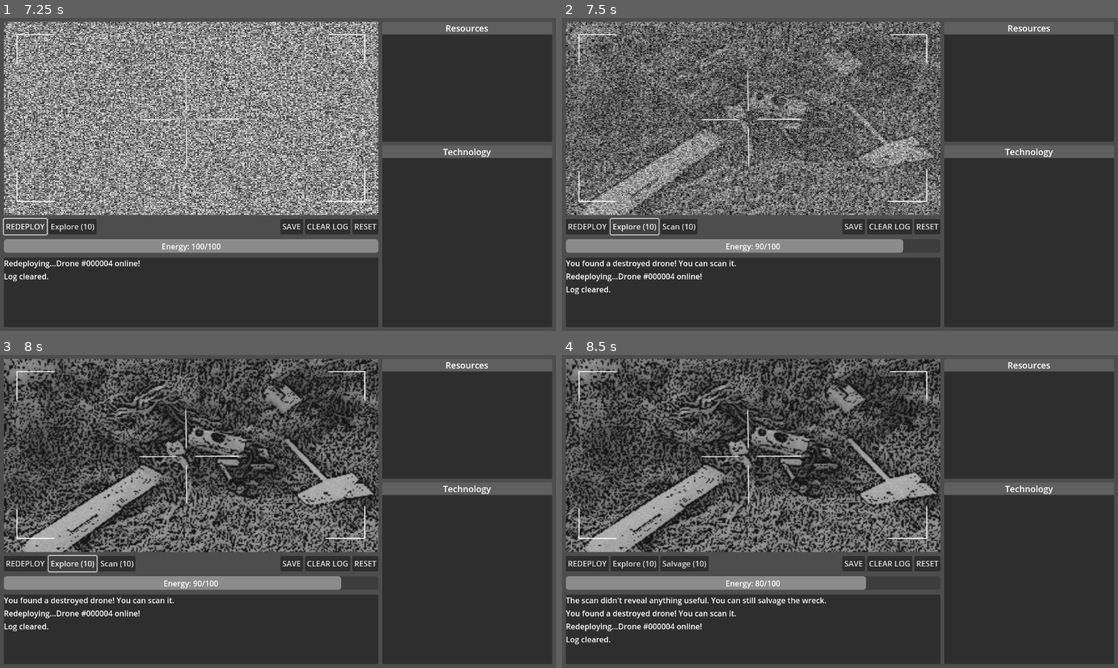
Above: before the commit, frames 1-4 (two rows, left to right).
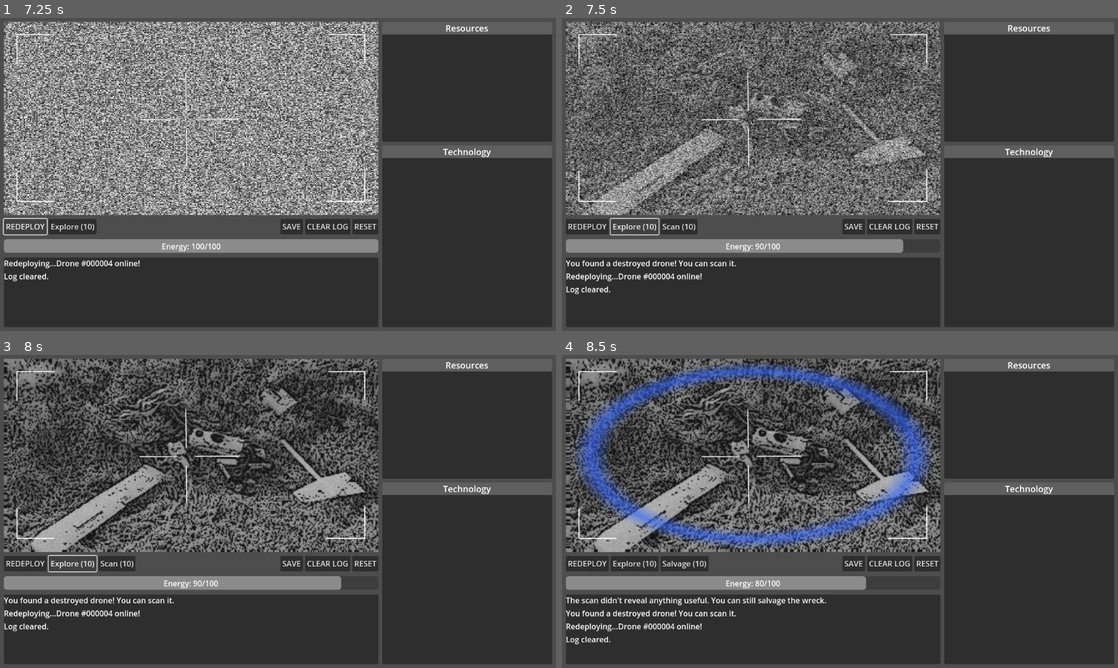
Above: after the commit, the same moments.

Repository: Triysle/drone
Game: Godot game, scene res://scenes/main.tscn
The game is run twice, just before and just after one commit, with the same random seed, the same clock (stepped at 60 frames per second) and the same inputs.
Inputs:
- Up to frame 1 (7.25 s): click "CLEAR LOG" at 0.5 s; click "DEPLOY DRONE" at 1.25 s; click "REDEPLOY" at 2 s; click "CLEAR LOG" at 2.75 s; click "REDEPLOY" at 3.5 s; click "CLEAR LOG" at 4.25 s; click "REDEPLOY" at 5 s
- Up to frame 2 (7.5 s): click "Explore (10)" at 7.25 s
- Up to frame 3 (8 s): no input
- Up to frame 4 (8.5 s): click "Scan (10)" at 8 s

Frame 1 is identical in both runs. In frame 2, 13% of the frame differs, in the area x 0-69%, y 1-63%; in frame 3, 22%; in frame 4, 26%, in the area x 0-69%, y 1-64%.

Commit message:
0.1.7
new effects and bugfixing

Diff:
--- a/scripts/managers/game_manager.gd
+++ b/scripts/managers/game_manager.gd
@@ -177,24 +177,36 @@
 
 func search():
 	if technology_manager.consume_energy("search"):
+		# Disable action buttons during the effect
+		ui_controller.disable_action_buttons()
+
+		# Play the search effect and get the result
 		var result = location_manager.search()
+
+		# Log the result and update UI
 		log_result(result.message)
 		update_all_displays()
+
+		# Re-enable action buttons
+		ui_controller.enable_action_buttons()
 	else:
 		log_result("Not enough energy.")
 
 func scan():
 	if technology_manager.consume_energy("scan"):
+		# Disable action buttons during the effect
+		ui_controller.disable_action_buttons()
+
+		# Play the scan effect and get the result
 		var result = location_manager.scan()
 
+		# Process the scan result
 		if result.tech_discovered:
 			var tech_id = result.tech_discovered
 			var success = technology_manager.unlock_technology(tech_id)
 
 			if success:
 				log_result("You discovered " + technology_manager.get_tech_display_name(tech_id) + "! " + result.message)
-				# Force UI update after technology discovery
-				update_all_displays()
 			else:
 				log_result("Technology discovery error: " + tech_id)
 		else:
@@ -202,15 +214,26 @@
 			if result.can_salvage:
 				location_manager.add_available_action("salvage")
 
-		update_all_displays()
+		# Update UI and re-enable buttons
+		update_all_displays()
+		ui_controller.enable_action_buttons()
 	else:
 		log_result("Not enough energy.")
 
 func salvage():
 	if technology_manager.consume_energy("salvage"):
+		# Disable action buttons during the effect
+		ui_controller.disable_action_buttons()
+
+		# Play the salvage effect and get the result
 		var result = location_manager.salvage()
+
+		# Log the result and update UI
 		log_result(result.message)
 		update_all_displays()
+
+		# Re-enable action buttons
+		ui_controller.enable_action_buttons()
 	else:
 		log_result("Not enough energy.")
 
--- a/scripts/managers/location_manager.gd
+++ b/scripts/managers/location_manager.gd
@@ -6,13 +6,14 @@
 var available_actions: Array = ["redeploy", "explore"]
 var static_material: ShaderMaterial
 var static_strength_tween: Tween
+var effect_tween: Tween
 
 # Panning effect variables
 var panning_active: bool = false
 var panning_offset: Vector2 = Vector2.ZERO
 var panning_target: Vector2 = Vector2.ZERO
 var panning_speed: float = 0.5  # How quickly it moves to target
-var panning_range: float = 0.015  # Maximum % of screen to pan (reduced to prevent edge issues)
+var panning_range: float = 0.02  # Maximum % of screen to pan
 var panning_timer: Timer
 
 # Images for the camera
@@ -35,6 +36,16 @@
 	]
 }
 
+# For salvage effect - random points based on location type
+var extraction_points = {
+	"wreckage": [
+		Vector2(0.3, 0.4),
+		Vector2(0.7, 0.5),
+		Vector2(0.5, 0.65),
+		Vector2(0.4, 0.6)
+	]
+}
+
 func _ready():
 	# Initialize the static material
 	static_material = ShaderMaterial.new()
@@ -44,7 +55,11 @@
 	static_material.set_shader_parameter("pixel_density", 300)
 	static_material.set_shader_parameter("original_strength", 0.8)
 	static_material.set_shader_parameter("offset", Vector2.ZERO)
-	static_material.set_shader_parameter("zoom_factor", 1.05) # Slight zoom to prevent edge distortion
+
+	# Initialize effect parameters to 0
+	static_material.set_shader_parameter("search_effect_active", 0.0)
+	static_material.set_shader_parameter("scan_effect_active", 0.0)
+	static_material.set_shader_parameter("salvage_effect_active", 0.0)
 
 	# Make sure we start with the static screen
 	current_location = location_images["static"]
@@ -96,14 +111,6 @@
 	if static_material:
 		static_material.set_shader_parameter("offset", Vector2.ZERO)
 
-# Set static effect to a fixed value without animation
-func set_static_fixed(strength: float) -> void:
-	if static_material:
-		static_material.set_shader_parameter("noise_strength", strength)
-		# Kill any existing tween to prevent ongoing animations
-		if static_strength_tween:
-			static_strength_tween.kill()
-
 func animate_static(start_strength: float = 0.8, end_strength: float = 0.1, duration: float = 1.0) -> void:
 	# Kill any existing tween
 	if static_strength_tween:
@@ -122,6 +129,115 @@
 	if static_material:
 		static_material.set_shader_parameter("noise_strength", strength)
 
+# NEW METHODS FOR VISUAL EFFECTS
+
+# Search effect - Sweeping highlight
+func play_search_effect() -> void:
+	if effect_tween:
+		effect_tween.kill()
+
+	effect_tween = create_tween()
+
+	# Set initial values
+	static_material.set_shader_parameter("search_effect_active", 1.0)
+	static_material.set_shader_parameter("search_sweep_progress", 0.0)
+	static_material.set_shader_parameter("search_sweep_width", 0.1)
+	static_material.set_shader_parameter("search_highlight_intensity", 0.7)
+
+	# Animate sweep from top to bottom
+	effect_tween.tween_method(
+		set_search_sweep_progress,
+		0.0,
+		1.0,
+		0.5
+	)
+
+	# Set effect to inactive at the end
+	effect_tween.tween_callback(func():
+		static_material.set_shader_parameter("search_effect_active", 0.0)
+	)
+
+func set_search_sweep_progress(progress: float) -> void:
+	if static_material:
+		static_material.set_shader_parameter("search_sweep_progress", progress)
+
+# Scan effect - Circular pulse
+func play_scan_effect() -> void:
+	if effect_tween:
+		effect_tween.kill()
+
+	effect_tween = create_tween()
+
+	# Set initial values
+	static_material.set_shader_parameter("scan_effect_active", 1.0)
+	static_material.set_shader_parameter("scan_pulse_progress", 0.0)
+	static_material.set_shader_parameter("scan_pulse_width", 0.05)
+	static_material.set_shader_parameter("scan_highlight_intensity", 0.7)
+
+	# Animate pulse from center outward
+	effect_tween.tween_method(
+		set_scan_pulse_progress,
+		0.0,
+		1.0,
+		0.5
+	)
+
+	# Set effect to inactive at the end
+	effect_tween.tween_callback(func():
+		static_material.set_shader_parameter("scan_effect_active", 0.0)
+	)
+
+func set_scan_pulse_progress(progress: float) -> void:
+	if static_material:
+		static_material.set_shader_parameter("scan_pulse_progress", progress)
+
+# Salvage effect - Extraction glow
+func play_salvage_effect() -> void:
+	if effect_tween:
+		effect_tween.kill()
+
+	effect_tween = create_tween()
+
+	# Pick a random extraction point based on the current location type
+	var extraction_point = Vector2(0.5, 0.5)  # Default to center
+
+	# Find the location type from the current_location path
+	var location_type = "static"
+	for type in location_images:
+		if type != "static" and location_images[type] is Array:
+			for image_path in location_images[type]:
+				if current_location == image_path:
+					location_type = type
+					break
+
+	# Get extraction points for the location type
+	if location_type in extraction_points and not extraction_points[location_type].is_empty():
+		extraction_point = extraction_points[location_type][randi() % extraction_points[location_type].size()]
+
+	# Set initial values
+	static_material.set_shader_parameter("salvage_effect_active", 1.0)
+	static_material.set_shader_parameter("salvage_center", extraction_point)
+	static_material.set_shader_parameter("salvage_radius", 0.15)
+	static_material.set_shader_parameter("salvage_glow_intensity", 0.8)
+	static_material.set_shader_parameter("salvage_pulse_progress", 0.0)
+
+	# Animate the pulse progress
+	effect_tween.tween_method(
+		set_salvage_pulse_progress,
+		0.0,
+		1.0,
+		0.5
+	)
+
+	# Set effect to inactive at the end
+	effect_tween.tween_callback(func():
+		static_material.set_shader_parameter("salvage_effect_active", 0.0)
+	)
+
+func set_salvage_pulse_progress(progress: float) -> void:
+	if static_material:
+		static_material.set_shader_parameter("salvage_pulse_progress", progress)
+
 # Reset location to default
 func reset_location() -> void:
 	# Make sure we explicitly set to the static image string, not the dictionary key
@@ -187,7 +303,8 @@
 func search() -> Dictionary:
 	remove_available_action("search")
 
-	# Don't modify static effect at all for search action
+	# Play the search effect
+	play_search_effect()
 
 	var outcome = randi() % 2
 	var result = {}
@@ -216,7 +333,8 @@
 func scan() -> Dictionary:
 	remove_available_action("scan")
 
-	# Don't modify static effect at all for scan action
+	# Play the scan effect
+	play_scan_effect()
 
 	# 50% chance to find nothing
 	if randf() < 0.5:
@@ -257,7 +375,8 @@
 func salvage() -> Dictionary:
 	remove_available_action("salvage")
 
-	# Don't modify static effect at all for salvage action
+	# Play the salvage effect
+	play_salvage_effect()
 
 	var resource_options = ["Scrap Metal", "E-Waste", "Plastics"]
 	var resource = resource_options[randi() % resource_options.size()]
--- a/scripts/ui/ui_controller.gd
+++ b/scripts/ui/ui_controller.gd
@@ -186,7 +186,12 @@
 func update_action_buttons_visibility(available_actions: Array) -> void:
 	for button_name in action_buttons:
 		if action_buttons[button_name] and button_name in ["redeploy", "explore", "search", "scan", "salvage"]:
+			# Update visibility based on available actions
 			action_buttons[button_name].visible = button_name in available_actions
+
+			# IMPORTANT FIX: Make sure buttons are enabled when they're made visible
+			if button_name in available_actions:
+				action_buttons[button_name].disabled = false
 
 # Disable all action buttons except those in the exceptions list
 func disable_action_buttons(exceptions: Array = []) -> void:
--- a/shaders/static_effect.gdshader
+++ b/shaders/static_effect.gdshader
@@ -10,8 +10,25 @@
 uniform float original_strength : hint_range(0.0, 1.0) = 0.3;
 // Offset for panning effect
 uniform vec2 offset = vec2(0.0, 0.0);
-// Zoom factor to prevent edge distortion
-uniform float zoom_factor : hint_range(1.0, 1.5) = 1.05;
+
+// Search effect - Sweeping highlight
+uniform float search_effect_active = 0.0;
+uniform float search_sweep_progress : hint_range(0.0, 1.0) = 0.0;
+uniform float search_sweep_width : hint_range(0.0, 0.5) = 0.1;
+uniform float search_highlight_intensity : hint_range(0.0, 1.0) = 0.7;
+
+// Scan effect - Circular scanning pulse
+uniform float scan_effect_active = 0.0;
+uniform float scan_pulse_progress : hint_range(0.0, 1.0) = 0.0;
+uniform float scan_pulse_width : hint_range(0.0, 0.5) = 0.1;
+uniform float scan_highlight_intensity : hint_range(0.0, 1.0) = 0.7;
+
+// Salvage effect - Extraction glow
+uniform float salvage_effect_active = 0.0;
+uniform vec2 salvage_center = vec2(0.5, 0.5);
+uniform float salvage_radius : hint_range(0.0, 0.5) = 0.2;
+uniform float salvage_glow_intensity : hint_range(0.0, 1.0) = 0.7;
+uniform float salvage_pulse_progress : hint_range(0.0, 1.0) = 0.0;
 
 // Random function - returns a random value based on coordinates
 float random(vec2 uv) {
@@ -19,16 +36,11 @@
 }
 
 void fragment() {
-    // Apply zoom factor and center the zoom effect
-    vec2 centered_uv = UV - 0.5;
-    vec2 zoomed_uv = centered_uv / zoom_factor + 0.5;
-
     // Offset the UV coordinates for panning
-    vec2 panned_uv = zoomed_uv + offset;
+    vec2 panned_uv = UV + offset;
 
     // Get the original texture color (or use black if none)
-    // Clamp to ensure we don't sample outside the texture boundaries
-    vec4 original_color = texture(TEXTURE, clamp(panned_uv, vec2(0.0), vec2(1.0)));
+    vec4 original_color = texture(TEXTURE, panned_uv);
 
     // Create pixelated coordinates
     vec2 pixelated_uv = floor(UV * pixel_density) / pixel_density;
@@ -43,5 +55,50 @@
     vec4 noise_color = vec4(noise_value, noise_value, noise_value, 1.0);
 
     // Mix the original texture with the noise based on the strength parameters
-    COLOR = mix(original_color * original_strength, noise_color, noise_strength);
+    vec4 result_color = mix(original_color * original_strength, noise_color, noise_strength);
+
+    // Apply Search Effect - Horizontal sweeping highlight
+    if (search_effect_active > 0.0) {
+        float sweep_position = search_sweep_progress; // 0.0 to 1.0 across screen
+        float distance_from_sweep = abs(UV.y - sweep_position);
+
+        if (distance_from_sweep < search_sweep_width) {
+            // Calculate falloff based on distance from center of sweep
+            float falloff = 1.0 - (distance_from_sweep / search_sweep_width);
+            // Apply highlight
+            result_color = mix(result_color, vec4(1.0), falloff * search_highlight_intensity * search_effect_active);
+        }
+    }
+
+    // Apply Scan Effect - Circular pulse
+    if (scan_effect_active > 0.0) {
+        vec2 center = vec2(0.5, 0.5);
+        float distance_from_center = distance(UV, center);
+        float pulse_position = scan_pulse_progress * 0.5; // Pulse moves from center to edge
+
+        if (abs(distance_from_center - pulse_position) < scan_pulse_width) {
+            // Calculate falloff based on distance from pulse
+            float falloff = 1.0 - abs(distance_from_center - pulse_position) / scan_pulse_width;
+            // Apply highlight with a blue tint (for a technical look)
+            vec4 pulse_color = vec4(0.2, 0.4, 1.0, 1.0);
+            result_color = mix(result_color, pulse_color, falloff * scan_highlight_intensity * scan_effect_active);
+        }
+    }
+
+    // Apply Salvage Effect - Extraction glow
+    if (salvage_effect_active > 0.0) {
+        float distance_from_point = distance(UV, salvage_center);
+
+        if (distance_from_point < salvage_radius) {
+            // Pulse effect for the glow
+            float pulse = sin(salvage_pulse_progress * 3.14159) * salvage_glow_intensity;
+
+            // Apply glow - bright yellow/orange to suggest extraction of valuable parts
+            vec4 glow_color = vec4(1.0, 0.8, 0.2, 1.0);
+            float glow_factor = (1.0 - distance_from_point / salvage_radius) * pulse * salvage_effect_active;
+            result_color = mix(result_color, glow_color, glow_factor);
+        }
+    }
+
+    COLOR = result_color;
 }
